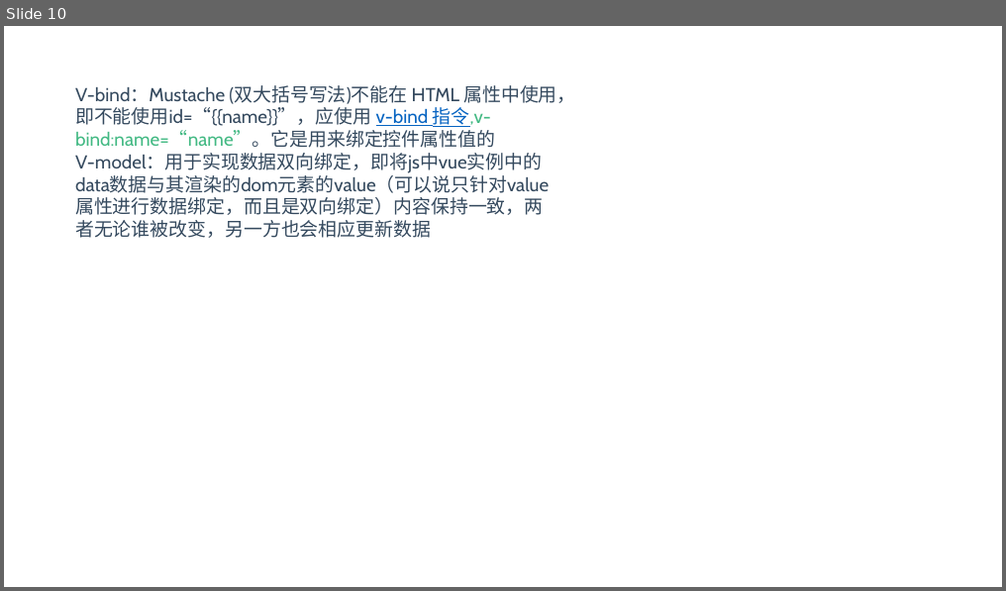
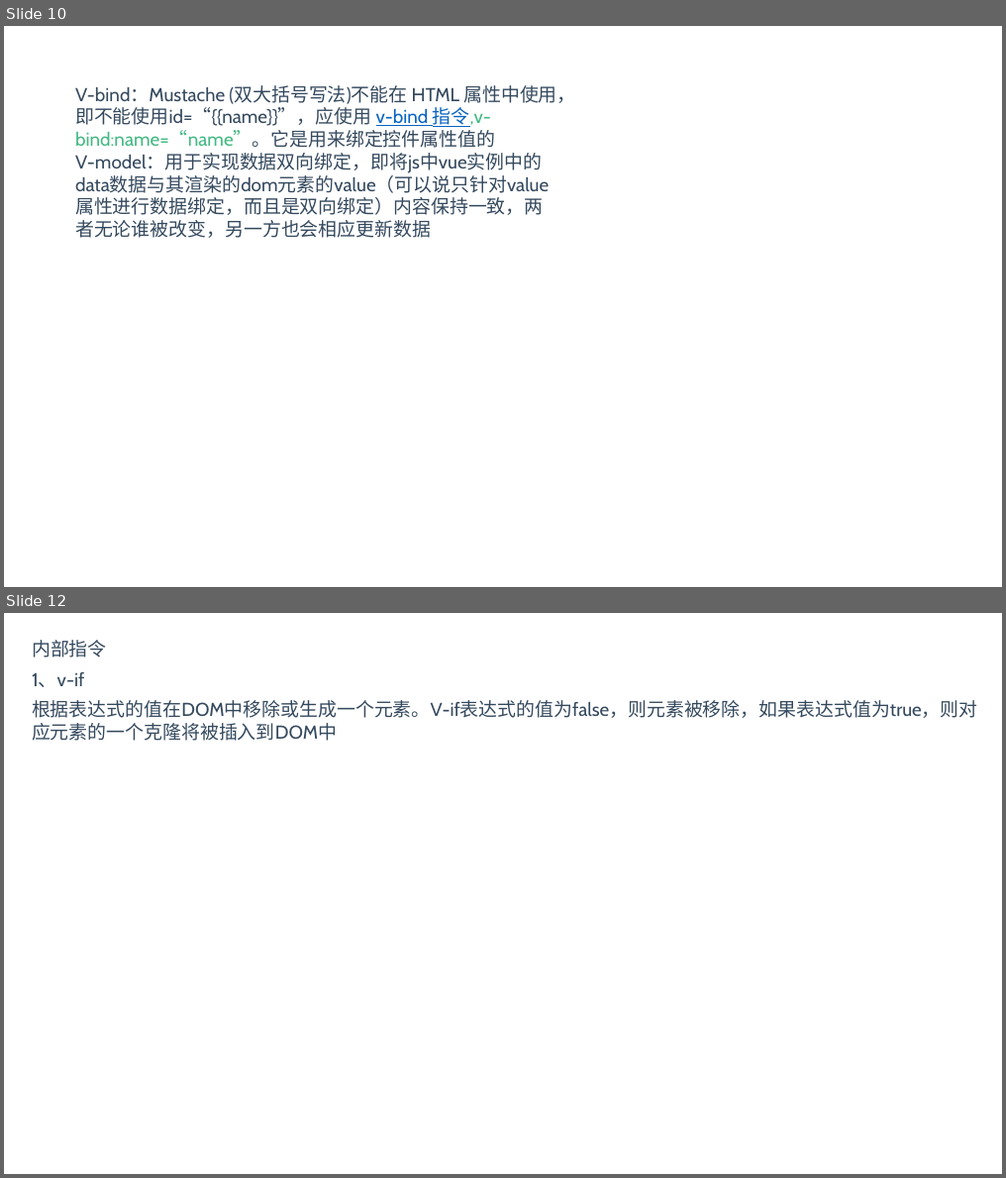
Before and after one commit to BinMarshall/studing, a slide deck: Vue/vue.pptx. Shown one above the other, each under a label of ours: slide 10 before the commit, slides 10 and 12 after it; the slides between them are not shown. The pictures are 1006x591 and 1006x1178 pixels, drawn with LibreOffice and Linux fonts; fonts in the diff are those of the drawing. Boxes give left, top, right and bottom in pixels: in the first picture for what was removed or moved away, otherwise in the second. Text is boxed around its words. In the diff, an @@ line names an element or a change of style, - is before the commit and + after.

```diff
--- a/Vue/vue.pptx
+++ b/Vue/vue.pptx
@@ slide 12 added at (x1=4, y1=613, x2=1002, y2=1174), background #FFFFFF @@
@@ text added at (x1=32, y1=640, x2=107, y2=658), 18 pt, text #34495E @@
+内部指令
@@ text added at (x1=32, y1=672, x2=84, y2=687), 18 pt, text #34495E @@
+1、v-if
@@ text added at (x1=32, y1=700, x2=978, y2=741), 18 pt, text #34495E @@
+根据表达式的值在DOM中移除或生成一个元素。V-if表达式的值为false，则元素被移除，如果表达式值为true，则对应元素的一个克隆将被插入到DOM中
```
Also in this commit, not shown: 4 other slides added.
